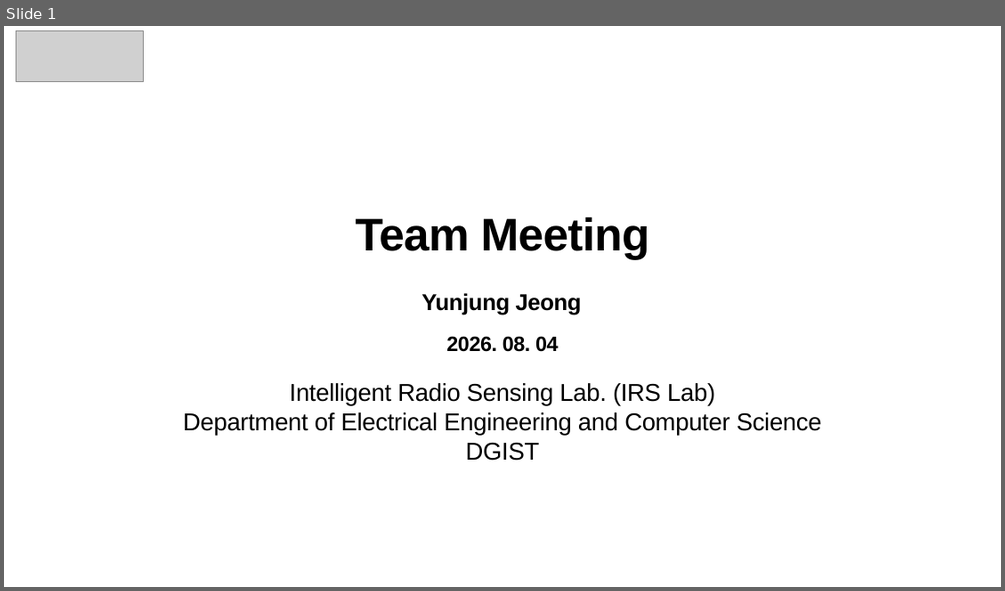
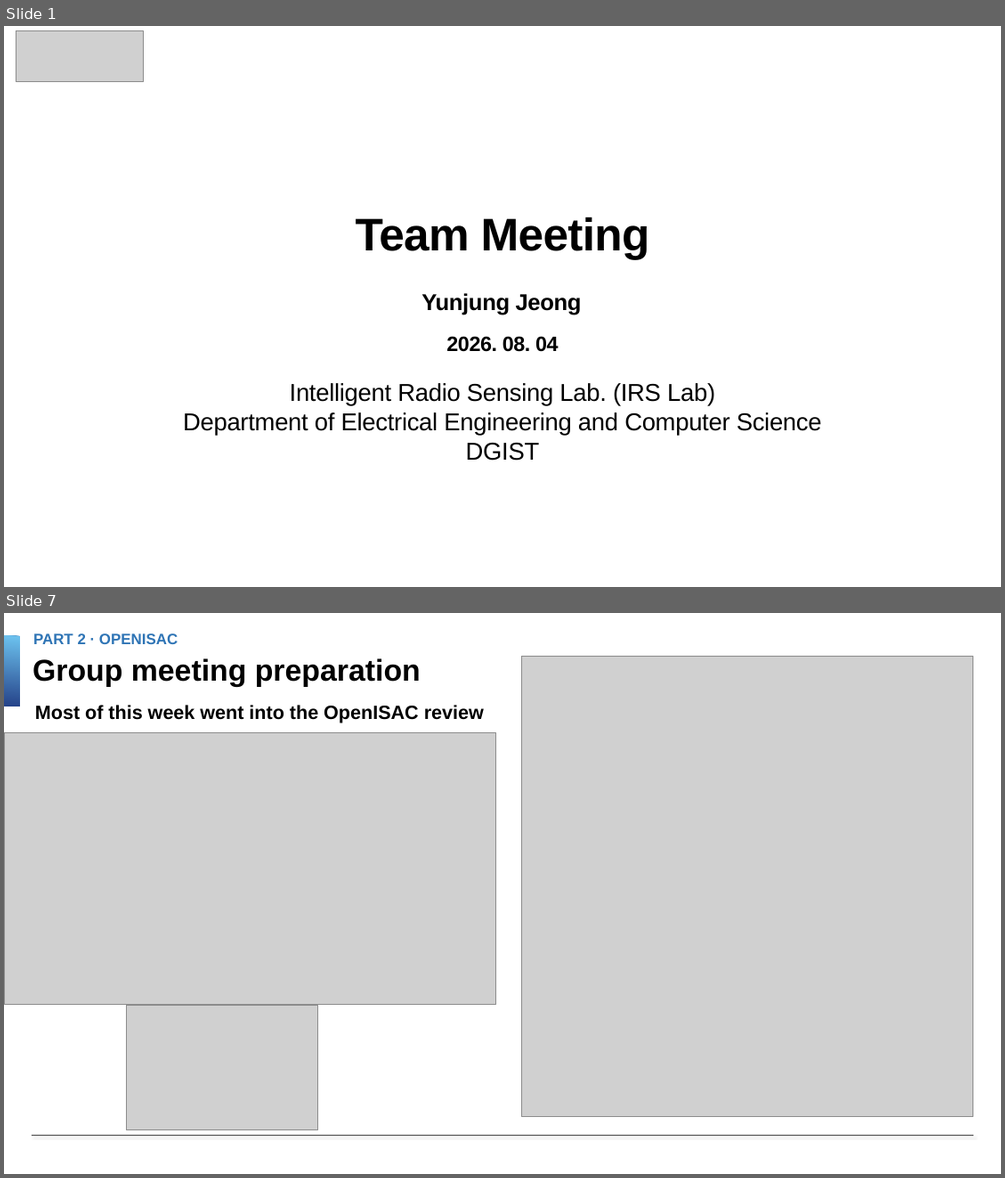
Before and after one commit to Dkor-1/sionna2, a slide deck: decks/teammeeting_0804_v3.pptx. Shown one above the other, each under a label of ours: slide 1 before the commit, slides 1 and 7 after it; the slides between them are not shown. The pictures are 1005x591 and 1005x1178 pixels, drawn with LibreOffice and Linux fonts; fonts in the diff are those of the drawing; grey boxes stand for pictures; background and template pictures are left out. Boxes give left, top, right and bottom in pixels: in the first picture for what was removed or moved away, otherwise in the second. Text is boxed around its words. In the diff, an @@ line names an element or a change of style, - is before the commit and + after.

```diff
--- a/decks/teammeeting_0804_v3.pptx
+++ b/decks/teammeeting_0804_v3.pptx
@@ slide 7 added at box(4, 613, 1001, 1174), background #FFFFFF @@
@@ rectangle added at box(4, 636, 19, 706), fill gradient #5191C8 to #6CC1EE to #26448A @@
@@ text added at box(33, 633, 178, 644), 29 pt, text #2E74B5, bold @@
+PART 2 · OPENISAC
@@ text added at box(32, 658, 421, 687), 58 pt, text #000000, bold @@
+Group meeting preparation
@@ picture added at box(522, 656, 973, 1116) @@
@@ text added at box(35, 705, 484, 723), 37 pt, text #000000, bold @@
+Most of this week went into the OpenISAC review
@@ picture added at box(5, 732, 495, 1005) @@
@@ picture added at box(126, 1005, 318, 1129) @@
@@ line added from (32, 1135) to (973, 1135), #000000 2 pt @@
```
Also in this commit, not shown: 5 other slides added, 10 slides removed, 3 other files.
